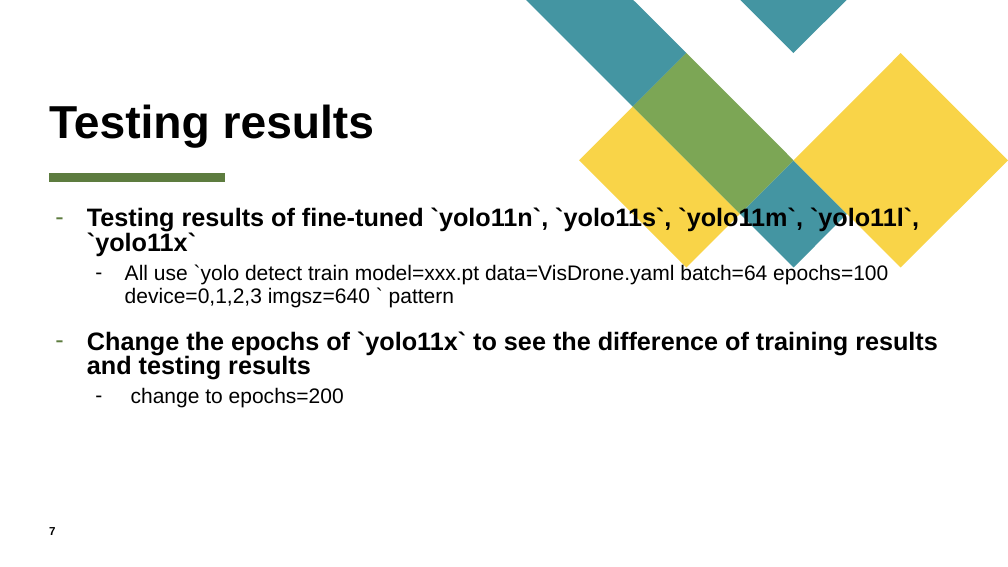
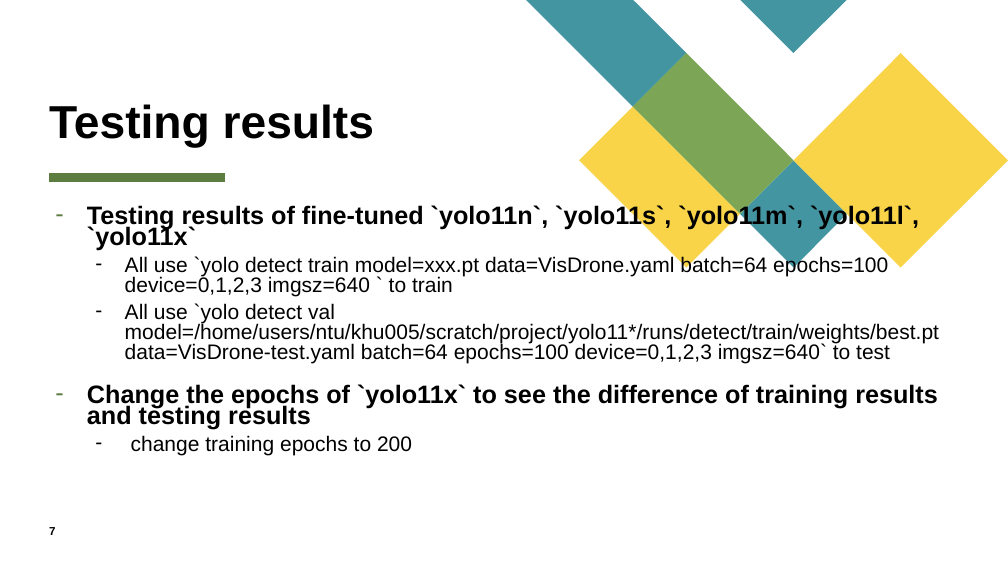
Before and after one commit to Kevin-Whoo/EE6008_48_UAV, a slide deck: slide 7 of EE6008_48_UAV_week4.pptx. Drawn at 1008x567 pixels with LibreOffice and Linux fonts; fonts in the diff are those of the drawing. Boxes give left, top, right and bottom in pixels: in the first picture for what was removed or moved away, otherwise in the second. Text is boxed around its words. In the diff, an @@ line names an element or a change of style, - is before the commit and + after.

Commit message:
Correct the typo and add the yolo train command and yolo test command

```diff
--- a/EE6008_48_UAV_week4.pptx
+++ b/EE6008_48_UAV_week4.pptx
@@ text at (87,204,938,430): line spacing 0.8 to 0.7 @@
@@ text at (125,255,939,363): text changed @@
-  – All use `yolo detect train model=xxx.pt data=VisDrone.yaml batch=64 epochs=100 device=0,1,2,3 imgsz=640 ` pattern
+  – All use `yolo detect train model=xxx.pt data=VisDrone.yaml batch=64 epochs=100 device=0,1,2,3 imgsz=640 ` to train
+  – All use `yolo detect val model=/home/users/ntu/khu005/scratch/project/yolo11*/runs/detect/train/weights/best.pt data=VisDrone-test.yaml batch=64 epochs=100 device=0,1,2,3 imgsz=640` to test
@@ text at (131,435,412,455): text changed @@
-  – change to epochs=200
+  – change training epochs to 200
```
Also in this commit, not shown: 3 other slides changed, 1 other file.
